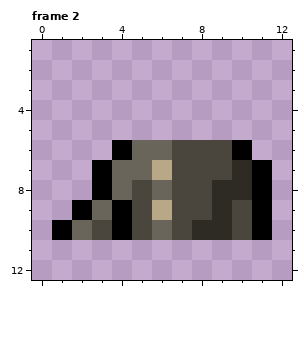
Pixel-art file: resources/gfx/gear/chest/cutpurse/CutpurseRaggedTunic-UpRight.aseprite. The first picture shows the starting point.
16x16 pixels, 4 frames. Shown: frame 2: x 0..12, y 1..12. The commit also changed other frames, which this record leaves out.
New version:
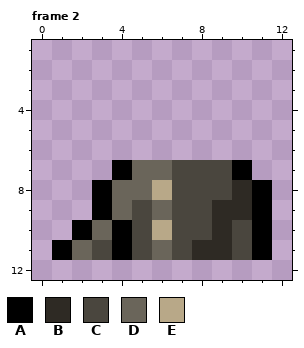
Palette (. is transparent): A #000000  B #2e2a24  C #4a463e  D #6a655a  E #b8a888
Change:
--- frame 2, layer "Chest piece"
@@ x 0..12 @@
  5 .............
- 6 ....ADDCCCA..
- 7 ...ADDECCCBA.
- 8 ...ADCDCCBBA.
- 9 ..ADACECCBCA.
-10 .ADCACDCBBCA.
-11 .............
+ 6 .............
+ 7 ....ADDCCCA..
+ 8 ...ADDECCCBA.
+ 9 ...ADCDCCBBA.
+10 ..ADACECCBCA.
+11 .ADCACDCBBCA.
 12 .............
Where, in picture pixels (left, top, right, bottom), the same in both pictures:
changed: (52, 140, 272, 260)
